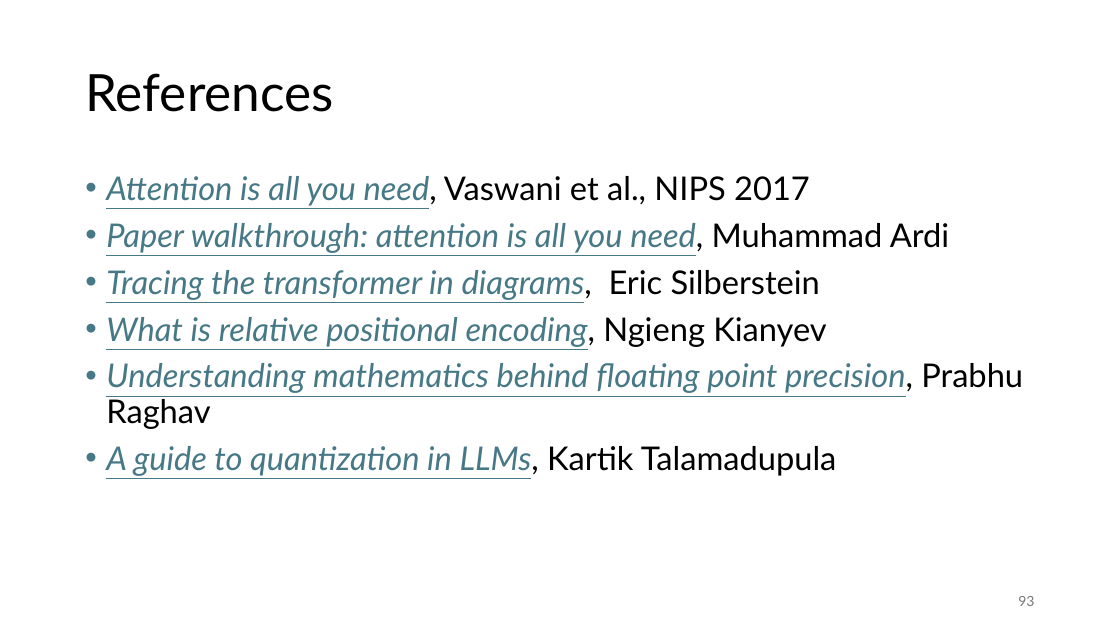
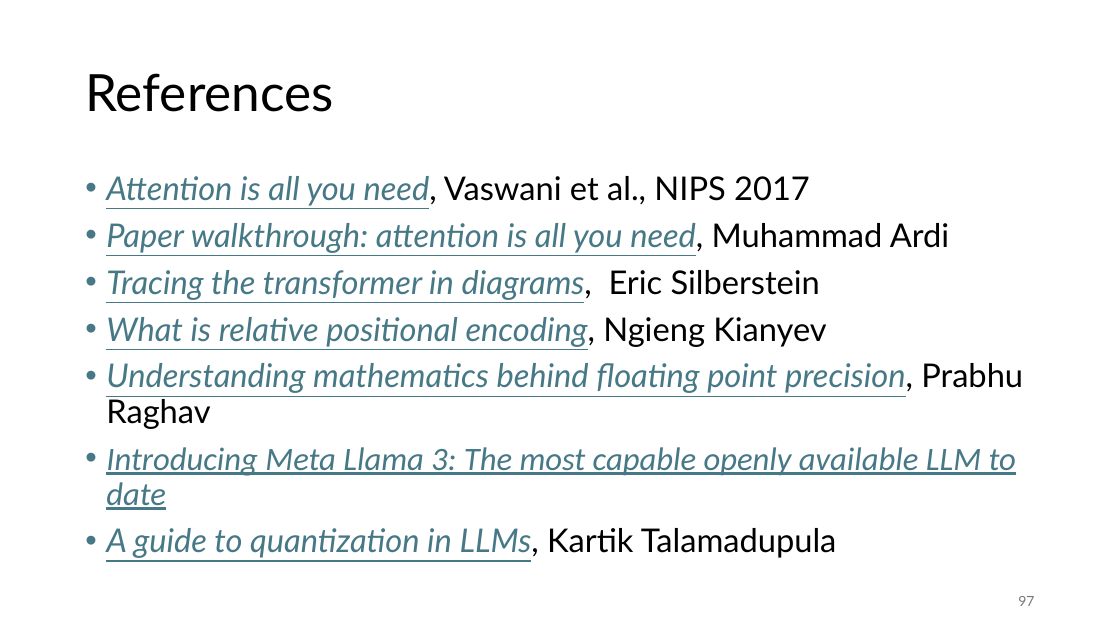
Before and after one commit to gjbex/Deploying-LLMs-locally, a slide deck: slide 97 of local_LLMs.pptx (slide 93 before the commit). Drawn at 1120x630 pixels with LibreOffice and Linux fonts; fonts in the diff are those of the drawing. Boxes give left, top, right and bottom in pixels: in the first picture for what was removed or moved away, otherwise in the second. Text is boxed around its words. In the diff, an @@ line names an element or a change of style, - is before the commit and + after.

```diff
--- a/local_LLMs.pptx
+++ b/local_LLMs.pptx
@@ text at (106,447,1016,510): paragraph added @@
+• Introducing Meta Llama 3: The most capable openly available LLM to date
@@ page number at (1018,596,1034,606): text changed @@
-93
+97
```
Also in this commit, not shown: 1 other slide changed, 4 slides added.
